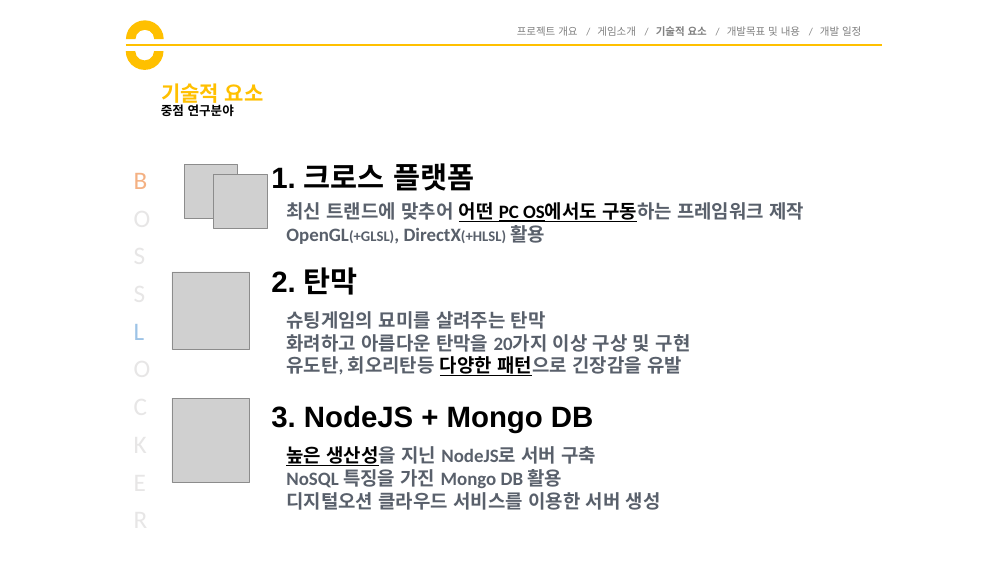
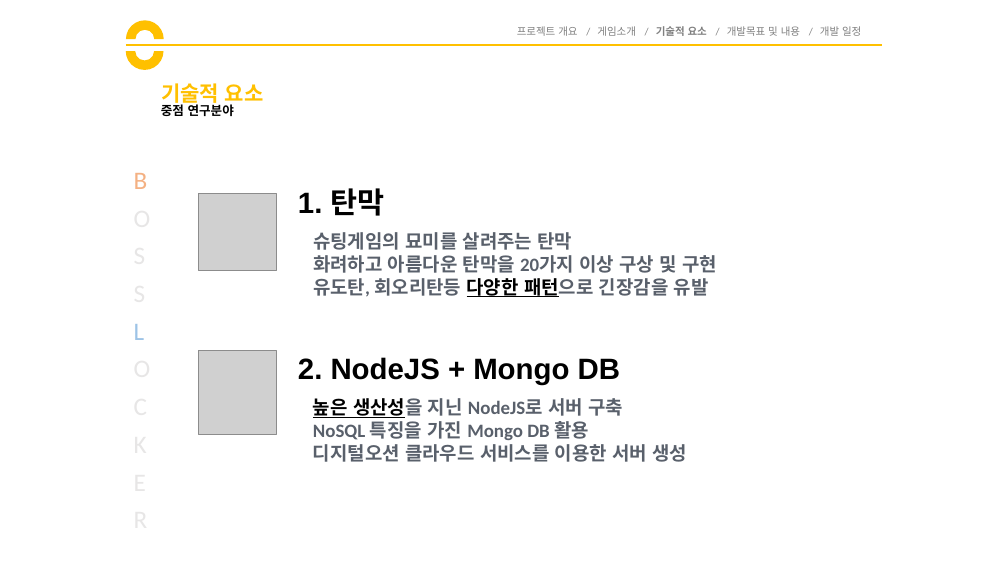
Before and after one commit to goddun/Report, a slide deck: slide 11 of BossLocker_김홍일_양태윤_조소연.pptx. Drawn at 1008x567 pixels with LibreOffice and Linux fonts; fonts in the diff are those of the drawing; grey boxes stand for pictures. Boxes give left, top, right and bottom in pixels: in the first picture for what was removed or moved away, otherwise in the second. Text is boxed around its words. In the diff, an @@ line names an element or a change of style, - is before the commit and + after.

```diff
--- a/BossLocker_김홍일_양태윤_조소연.pptx
+++ b/BossLocker_김홍일_양태윤_조소연.pptx
@@ picture removed at bbox=[185, 165, 238, 219] @@
@@ picture removed at bbox=[213, 175, 267, 228] @@
@@ text removed at bbox=[271, 163, 474, 191] @@
-1. 크로스 플랫폼
@@ picture: place and size @@
-picture at bbox=[172, 272, 250, 350]
+picture at bbox=[199, 194, 277, 271]
@@ text removed at bbox=[286, 202, 804, 244] @@
-최신 트랜드에 맞추어 어떤 PC OS에서도 구동하는 프레임워크 제작
-OpenGL(+GLSL), DirectX(+HLSL) 활용
@@ text at bbox=[298, 188, 385, 216]: text changed @@
-2. 탄막
+1. 탄막
@@ text "슈팅게임의 묘미를 살려주는 탄막": place and size @@
-text "슈팅게임의 묘미를 살려주는 탄막" at bbox=[286, 311, 691, 376]
+text "슈팅게임의 묘미를 살려주는 탄막" at bbox=[313, 232, 717, 297]
@@ picture: place and size @@
-picture at bbox=[172, 398, 250, 482]
+picture at bbox=[199, 350, 277, 435]
@@ text at bbox=[298, 357, 620, 385]: text changed @@
-3. NodeJS + Mongo DB
+2. NodeJS + Mongo DB
@@ text "높은 생산성을 지닌 NodeJS로 서버 ...": place and size @@
-text "높은 생산성을 지닌 NodeJS로 서버 ..." at bbox=[286, 446, 661, 510]
+text "높은 생산성을 지닌 NodeJS로 서버 ..." at bbox=[313, 398, 687, 462]
```
Also in this commit, not shown: 7 other slides changed, 1 slide removed, 2 other files.
